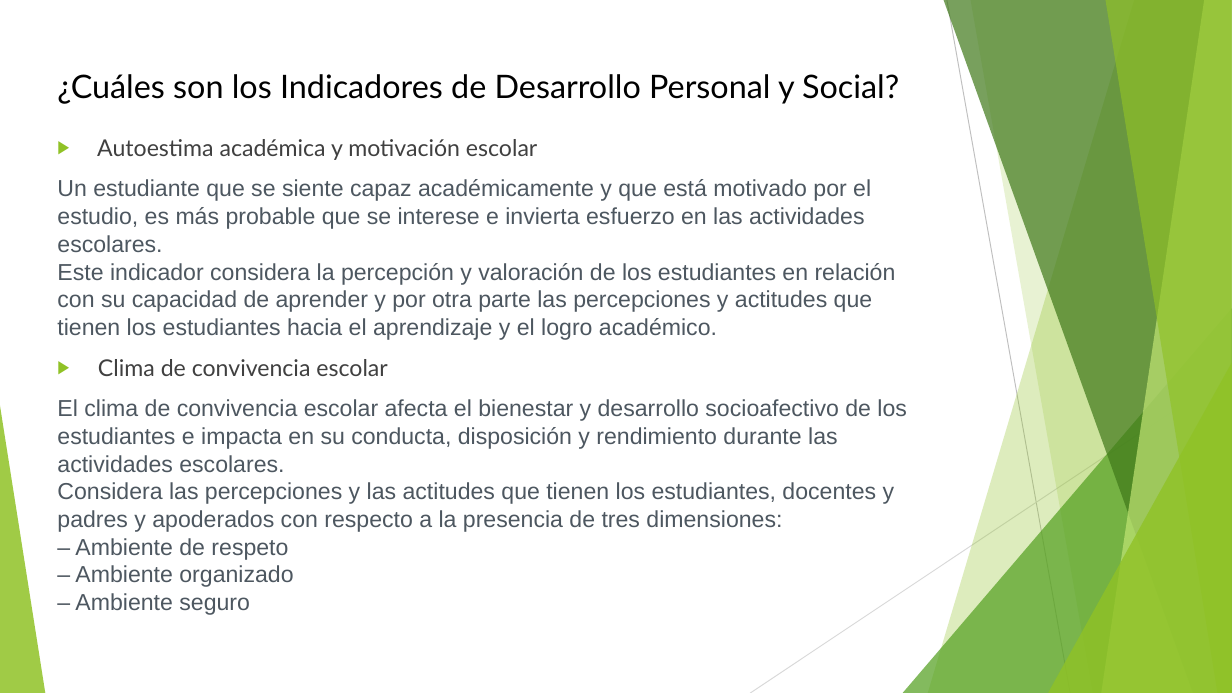
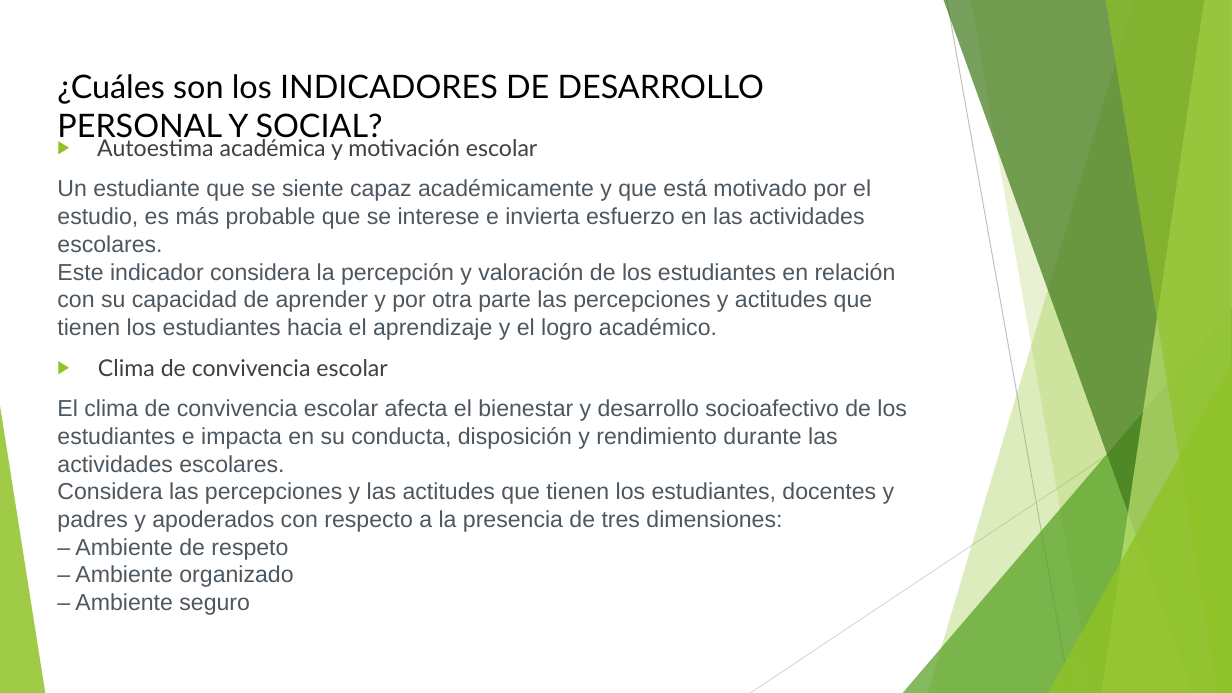
Before and after one commit to Sud-Austral/DATA-EDUCACION, a slide deck: slide 13 of Conceptos Data educacion.pptx. Drawn at 1232x693 pixels with LibreOffice and Linux fonts; fonts in the diff are those of the drawing. Boxes give left, top, right and bottom in pixels: in the first picture for what was removed or moved away, otherwise in the second. Text is boxed around its words. In the diff, an @@ line names an element or a change of style, - is before the commit and + after.

```diff
--- a/Conceptos Data educacion.pptx
+++ b/Conceptos Data educacion.pptx
@@ title at <box>57,74,764,143</box>: text changed @@
-¿Cuáles son los Indicadores de Desarrollo Personal y Social?
+¿Cuáles son los INDICADORES DE DESARROLLO PERSONAL Y SOCIAL?
```
Also in this commit, not shown: 12 other files.
